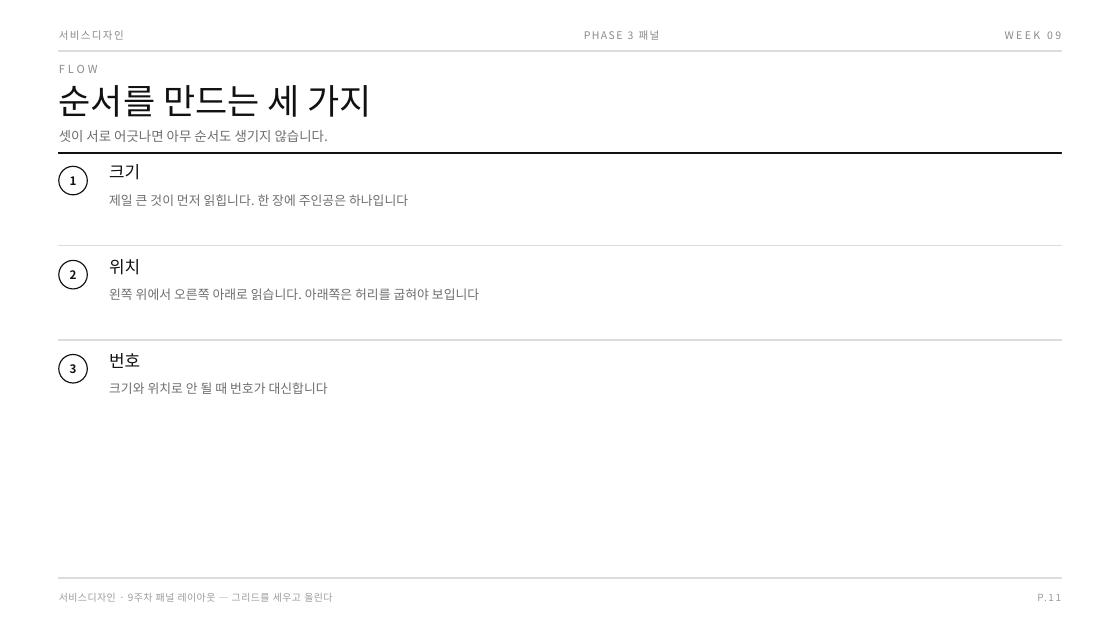
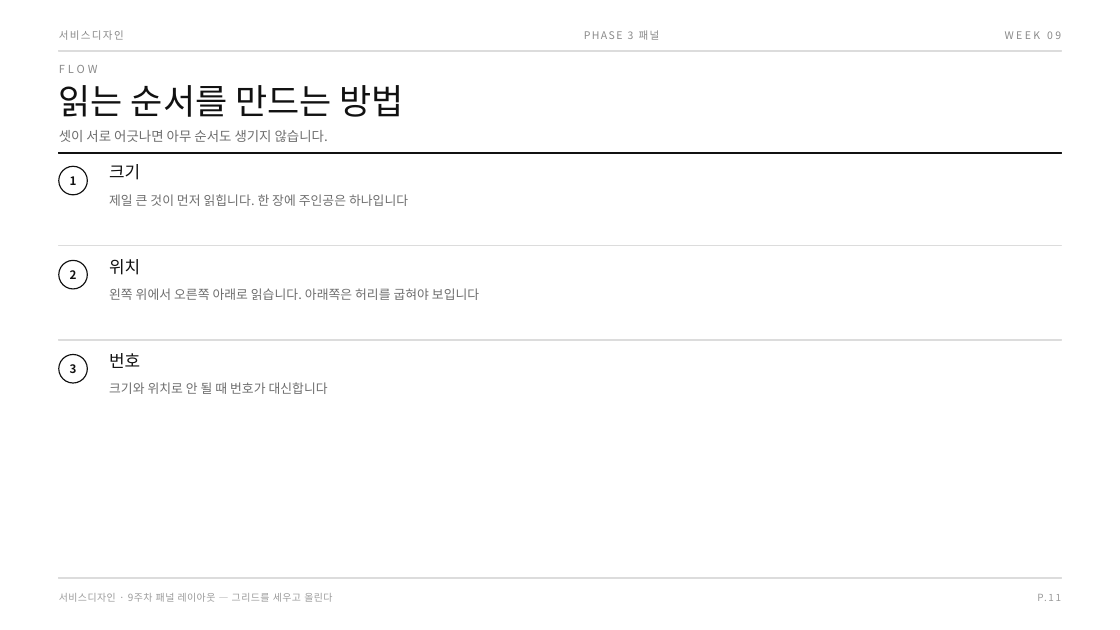
Before and after one commit to design-eng/MIN.D, a slide deck: slide 18 of dist/weeks-2학기/서비스디자인_2학기_09주차_패널레이아웃.pptx. Drawn at 1120x630 pixels with LibreOffice and Linux fonts; fonts in the diff are those of the drawing. Boxes give left, top, right and bottom in pixels: in the first picture for what was removed or moved away, otherwise in the second. Text is boxed around its words. In the diff, an @@ line names an element or a change of style, - is before the commit and + after.

```diff
--- a/dist/weeks-2학기/서비스디자인_2학기_09주차_패널레이아웃.pptx
+++ b/dist/weeks-2학기/서비스디자인_2학기_09주차_패널레이아웃.pptx
@@ text at (x1=59, y1=85, x2=404, y2=117): text changed @@
-순서를 만드는 세 가지
+읽는 순서를 만드는 방법
```
Also in this commit, not shown: 1 other slide changed, 3 other files.
